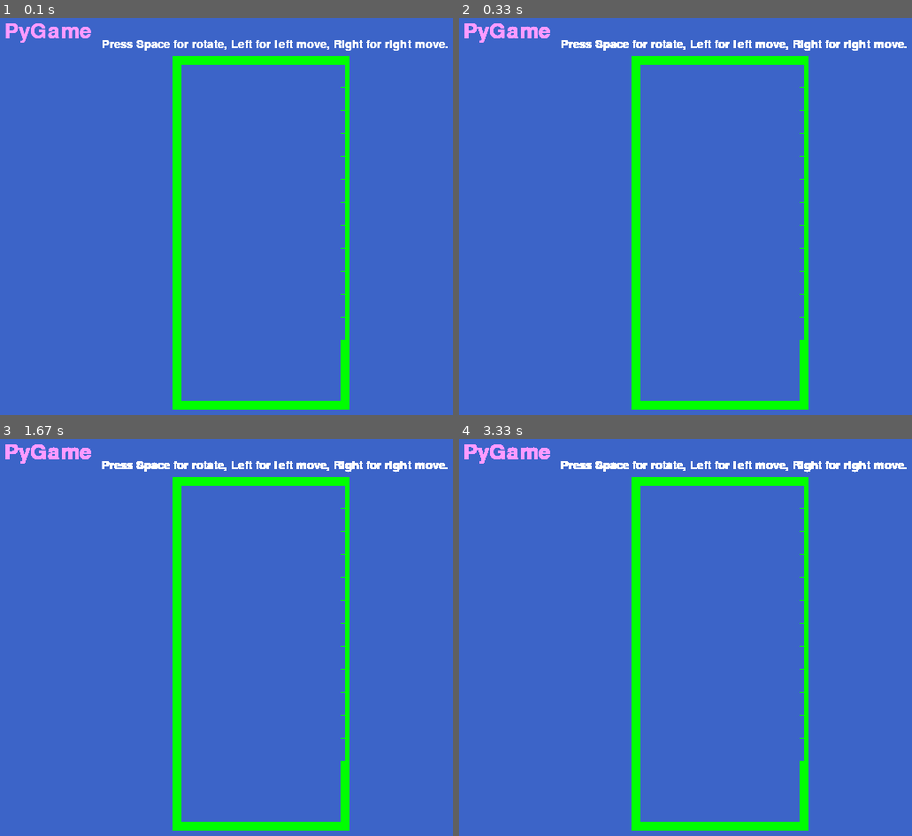
Above: before the commit, frames 1-4 (two rows, left to right).
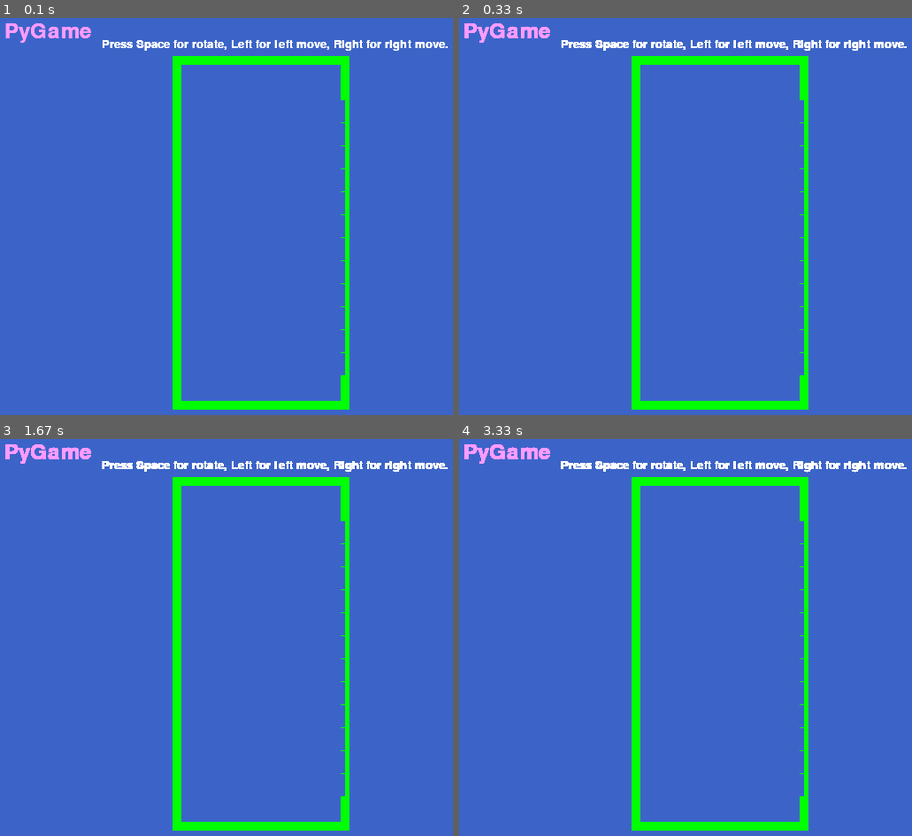
Above: after the commit, the same moments.

Repository: superupon/PyGame
Game: pygame game, started from WPyGame.py
Same seed, same stepped clock (60 frames per second), same inputs: the game is played once before the commit and once after it. The source is Python 2; it was converted automatically to run under Python 3.
Inputs:
- Up to frame 1 (0.1 s): no input
- Up to frame 2 (0.33 s): no input
- Up to frame 3 (1.67 s): hold Right 0.33-0.8 s
- Up to frame 4 (3.33 s): hold Left 1.83-2.37 s

The runs differ from the first frame. In frame 1, 0.2% of the frame differs, in the area x 75-77%, y 11-90%; in frame 2, 0.2%; in frame 3, 0.2%; in frame 4, 0.2%.

Commit message:
Adjust cube start position

Diff:
--- a/Drawer.py
+++ b/Drawer.py
@@ -42,4 +42,4 @@
         for row in range(len(content)):
             space = 1
             for column in range(len(content[0])):
-                pygame.draw.rect(self._surface, options[content[row][column]], (210 + column * 30 + space * column, 60 + row*25 + space*row, 30, 25))
+                pygame.draw.rect(self._surface, options[content[row][column]], (210 + column * 30 + space * column, 100 + row*25 + space*row, 30, 25))
